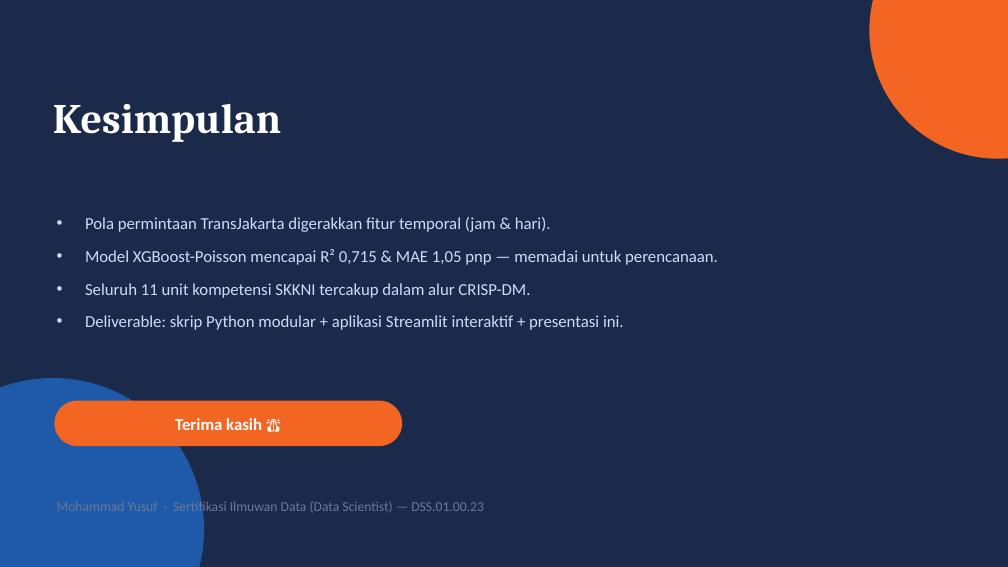
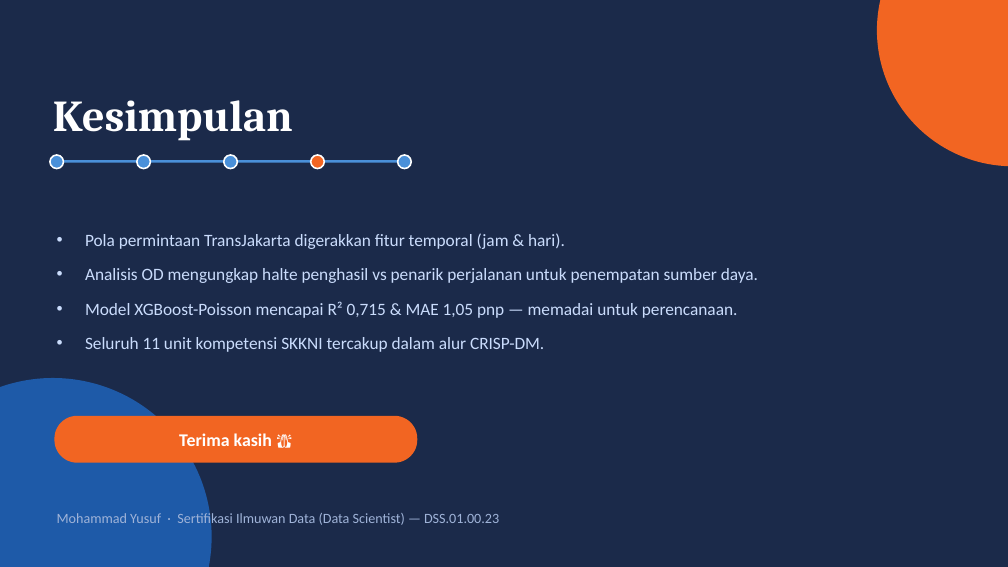
Before and after one commit to zonakerja/bnsp-dss-jul-26, a slide deck: slide 17 of ppt/TransJakarta_Demand_Prediction_BNSP.pptx (slide 16 before the commit). Drawn at 1008x567 pixels with LibreOffice and Linux fonts; fonts in the diff are those of the drawing. Boxes give left, top, right and bottom in pixels: in the first picture for what was removed or moved away, otherwise in the second. Text is boxed around its words. In the diff, an @@ line names an element or a change of style, - is before the commit and + after.

```diff
--- a/ppt/TransJakarta_Demand_Prediction_BNSP.pptx
+++ b/ppt/TransJakarta_Demand_Prediction_BNSP.pptx
@@ ellipse: place and size @@
-ellipse at [870, 0, 1008, 159]
+ellipse at [877, 0, 1008, 166]
@@ text "Kesimpulan" at [53, 100, 293, 141]: size 40 to 42 pt @@
@@ ellipse added at [50, 155, 64, 169], fill #4A90D9, outline #FFFFFF 1.5 pt @@
@@ line added from (57, 161) to (405, 161), #4A90D9 2.5 pt @@
@@ ellipse added at [137, 155, 150, 169], fill #4A90D9, outline #FFFFFF 1.5 pt @@
@@ ellipse added at [224, 155, 237, 169], fill #4A90D9, outline #FFFFFF 1.5 pt @@
@@ ellipse added at [311, 155, 324, 169], fill #F26522, outline #FFFFFF 1.5 pt @@
@@ ellipse added at [398, 155, 411, 169], fill #4A90D9, outline #FFFFFF 1.5 pt @@
@@ text "Pola permintaan TransJakarta digerakkan fitur ...": place and size @@
-text "Pola permintaan TransJakarta digerakkan fitur ..." at [85, 217, 718, 330]
+text "Pola permintaan TransJakarta digerakkan fitur ..." at [85, 233, 758, 352]
@@ text at [85, 233, 738, 352]: size 16 to 16.5 pt in "Pola permintaan TransJakarta digerakkan fitur temporal (jam ...", "Model XGBoost-Poisson mencapai R² 0,715 & MAE ...", "Seluruh 11 unit kompetensi SKKNI tercakup dalam ..."; more space between paragraphs @@
@@ text at [85, 268, 758, 283]: paragraph added @@
+• Analisis OD mengungkap halte penghasil vs penarik perjalanan untuk penempatan sumber daya.
@@ text at [85, 315, 624, 330]: paragraph removed @@
-• Deliverable: skrip Python modular + aplikasi Streamlit interaktif + presentasi ini.
@@ ellipse: place and size @@
-ellipse at [0, 378, 204, 567]
+ellipse at [0, 378, 212, 567]
@@ text "Terima kasih 🙏": place and size @@
-text "Terima kasih 🙏" at [175, 418, 262, 430]
+text "Terima kasih 🙏" at [179, 433, 272, 446]
@@ text "Terima kasih 🙏" at [179, 433, 272, 446]: size 16 to 17 pt @@
@@ rounded rectangle: place and size @@
-rounded rectangle at [54, 401, 402, 446]
+rounded rectangle at [54, 416, 417, 463]
@@ rounded rectangle at [54, 416, 417, 463]: proportions changed @@
@@ text "Mohammad Yusuf · Sertifikasi Ilmuwan ...": place and size @@
-text "Mohammad Yusuf · Sertifikasi Ilmuwan ..." at [57, 500, 484, 516]
+text "Mohammad Yusuf · Sertifikasi Ilmuwan ..." at [57, 511, 499, 527]
@@ text "Mohammad Yusuf · Sertifikasi Ilmuwan ..." at [57, 511, 499, 527]: size 13 to 13.5 pt, text colour #6B7A99 to #9FB3D8 @@
```
Also in this commit, not shown: 15 other slides changed, 1 slide added, 3 other files.
